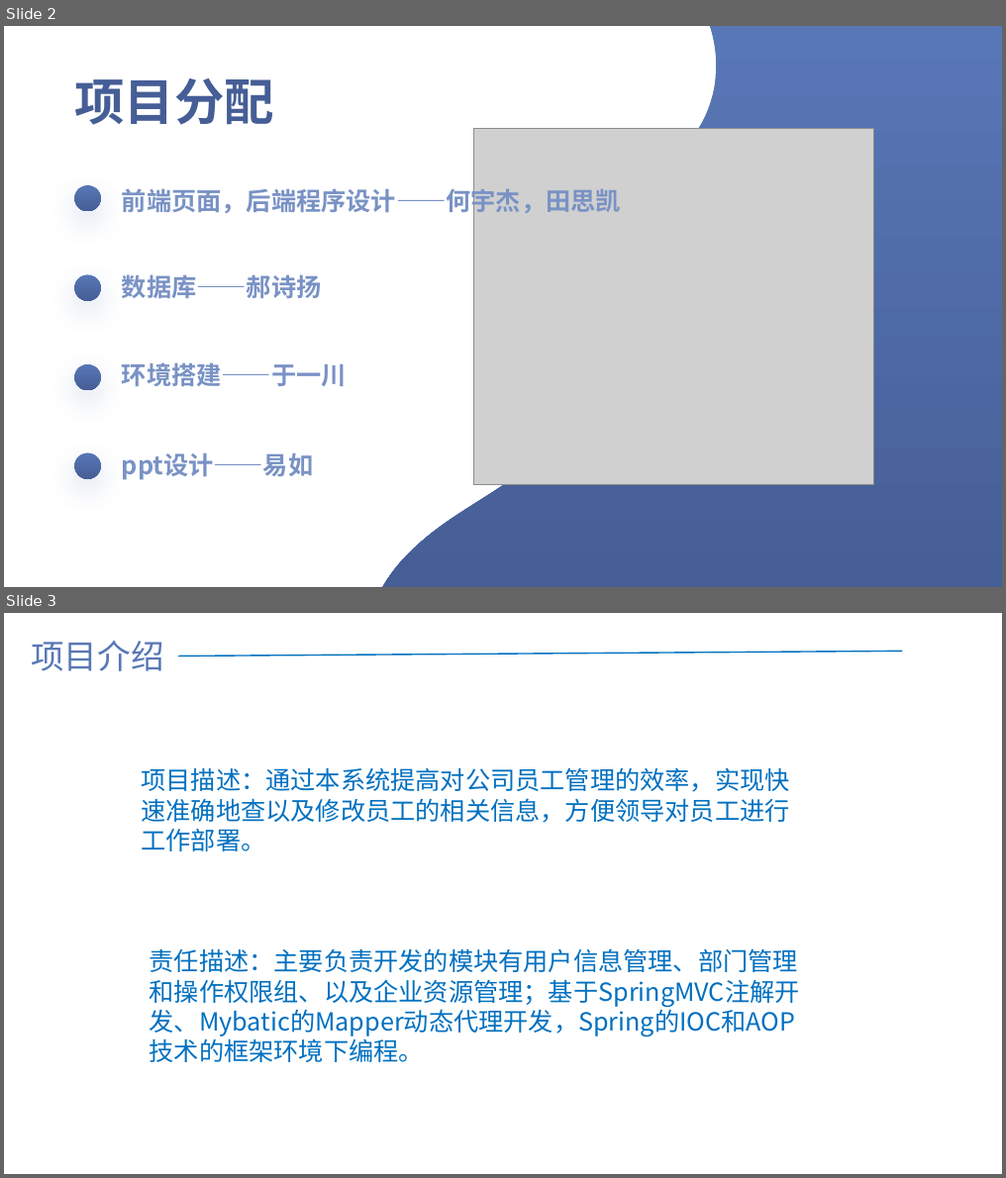
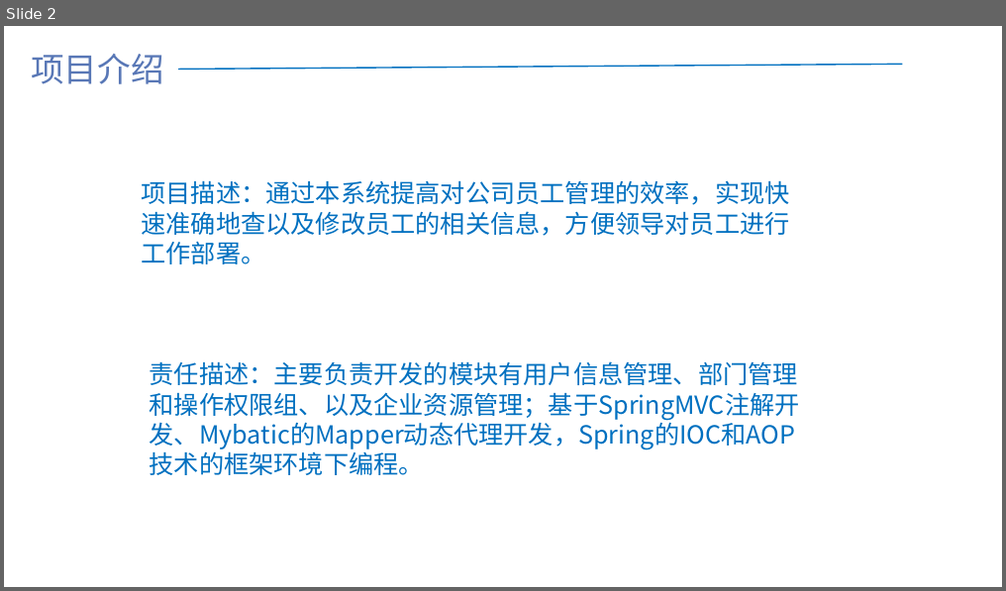
Before and after one commit to Mr-QinJiaSheng/SSM-project, a slide deck: 企业后台管理系统/后台管理系统答辩.pptx. Shown one above the other, each under a label of ours: slides 2 and 3 before the commit, slide 2 after it. The pictures are 1006x1178 and 1006x591 pixels, drawn with LibreOffice and Linux fonts; fonts in the diff are those of the drawing; grey boxes stand for pictures. Boxes give left, top, right and bottom in pixels: in the first picture for what was removed or moved away, otherwise in the second. Text is boxed around its words. In the diff, an @@ line names an element or a change of style, - is before the commit and + after.

```diff
--- a/企业后台管理系统/后台管理系统答辩.pptx
+++ b/企业后台管理系统/后台管理系统答辩.pptx
@@ slide 2 removed at (x1=4, y1=26, x2=1002, y2=587), background #FFFFFF @@
@@ freeform shape removed at (x1=382, y1=26, x2=1002, y2=587) @@
@@ text removed at (x1=74, y1=78, x2=274, y2=125) @@
-项目分配
@@ picture removed at (x1=473, y1=129, x2=873, y2=485) @@
@@ ellipse removed at (x1=75, y1=185, x2=101, y2=211) @@
@@ text removed at (x1=122, y1=185, x2=621, y2=217) @@
-前端页面，后端程序设计——何宇杰，田思凯
@@ ellipse removed at (x1=75, y1=274, x2=101, y2=300) @@
@@ text removed at (x1=122, y1=274, x2=322, y2=298) @@
-数据库——郝诗扬
@@ ellipse removed at (x1=75, y1=365, x2=101, y2=390) @@
@@ text removed at (x1=122, y1=363, x2=347, y2=386) @@
-环境搭建——于一川
@@ ellipse removed at (x1=75, y1=453, x2=101, y2=479) @@
@@ text removed at (x1=122, y1=454, x2=314, y2=480) @@
-ppt设计——易如
@@ what was slide 3 is now slide 2 @@
```
Also in this commit, not shown: 1 slide changed.
